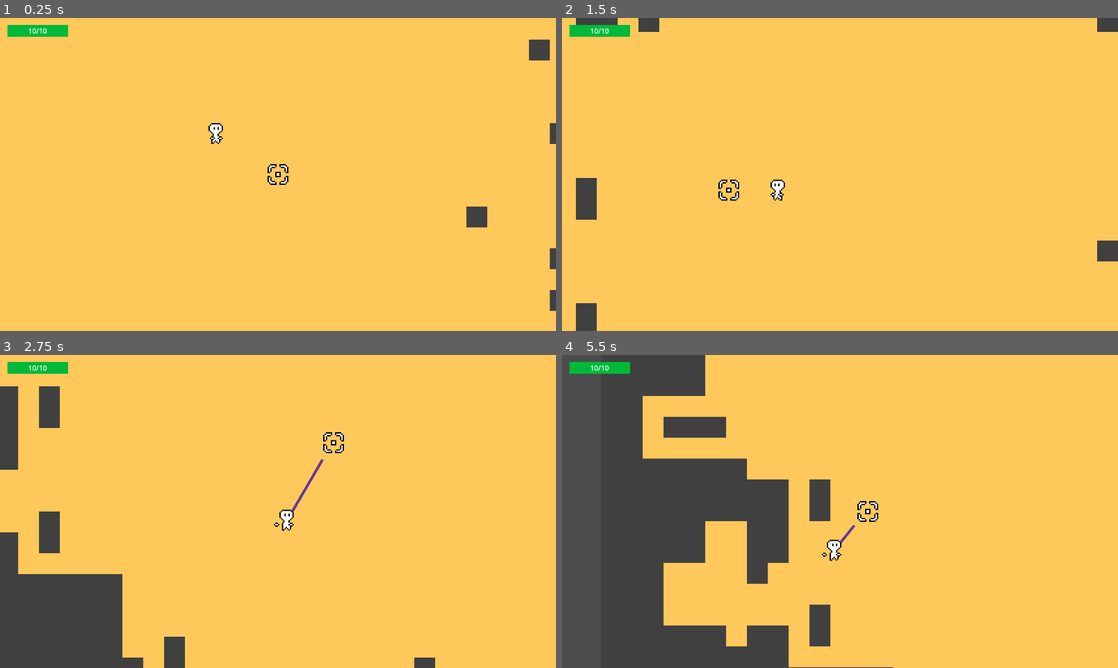
Above: before the commit, frames 1-4 (two rows, left to right).
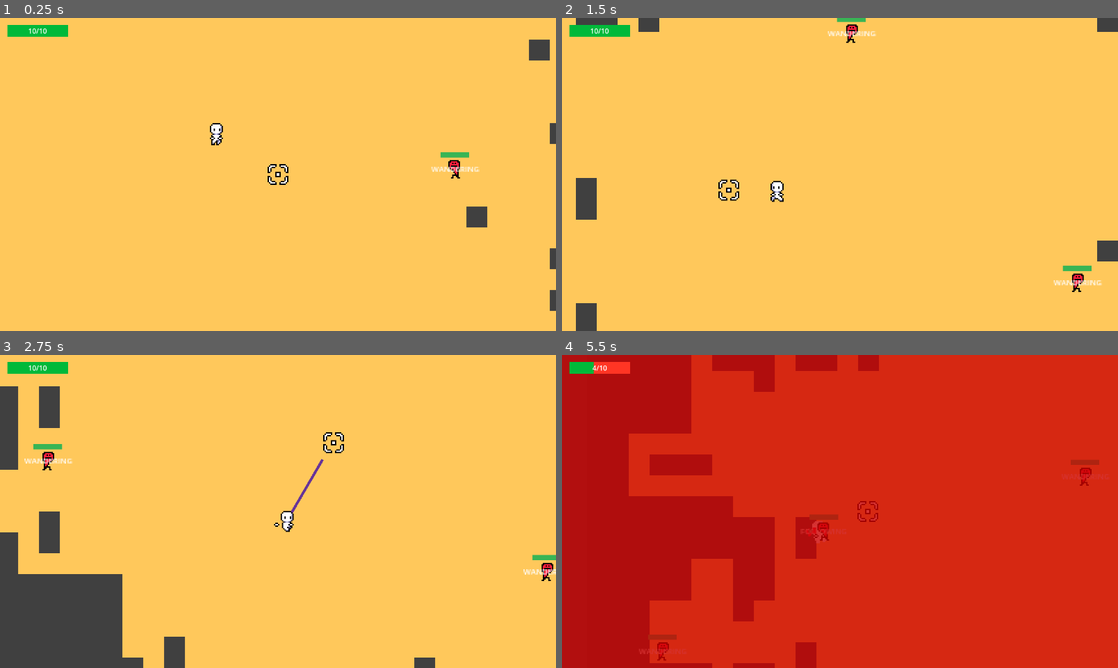
Above: after the commit, the same moments.

Repository: jelmersnippe/punching-game
Game: Godot game, scene res://main.tscn
The game is run twice, just before and just after one commit, with the same random seed, the same clock (stepped at 60 frames per second) and the same inputs.
Inputs (mouse positions are in pixels of both pictures, inside the frame that each line leads up to):
- Up to frame 1 (0.25 s): no input
- Up to frame 2 (1.5 s): move the mouse to (962, 158) at 0.52 s; press the mouse at (962, 158) at 0.53 s; hold D (move_right) 0.53-1.28 s; move the mouse to (728, 190) at 1.27 s; release the mouse at (728, 190) at 1.28 s; hold S (move_down) from 1.28 s (still down); click (728, 190) at 1.35 s
- Up to frame 3 (2.75 s): move the mouse to (333, 442) at 2.02 s; release S (move_down) at 2.03 s; press the mouse at (333, 442) at 2.03 s; hold D (move_right) from 2.03 s (still down)
- Up to frame 4 (5.5 s): move the mouse to (812, 574) at 2.77 s; release D (move_right) at 2.78 s; release the mouse at (812, 574) at 2.78 s; hold W (move_up) 2.78-3.53 s; click (812, 574) at 2.85 s; move the mouse to (1006, 558) at 3.52 s; press the mouse at (1006, 558) at 3.53 s; hold A (move_left) 3.53-5.03 s; move the mouse to (673, 464) at 4.27 s; release the mouse at (673, 464) at 4.28 s; click (673, 464) at 4.35 s; move the mouse to (867, 511) at 5.02 s; press the mouse at (867, 511) at 5.03 s; hold S (move_down) from 5.03 s (still down)

The runs differ from the first frame. In frame 1, 0.3% of the frame differs, in the area x 37-87%, y 33-52%; in frame 2, 0.6%; in frame 3, 0.6%; in frame 4, 100%, in the area x 0-100%, y 0-100%.

Commit message:
Add character spritesheet with animations

Diff:
--- a/enemy.gd
+++ b/enemy.gd
@@ -74,7 +74,7 @@
 	remaining_knocked_grace_time -= delta
 	velocity -= velocity.normalized() * knockback_recovery_speed
 
-	if velocity.distance_to(Vector2.ZERO) < 2:
+	if velocity.distance_to(Vector2.ZERO) < 5:
 		_reset_sprite()
 		wander_target = position
 		current_state = State.WANDERING
--- a/main.tscn
+++ b/main.tscn
@@ -9,7 +9,6 @@
 
 [node name="Main" type="Node2D"]
 script = ExtResource("1_r6xi6")
-enemy_spawn_count = 0
 
 [node name="UI" parent="." instance=ExtResource("5_6mjw4")]
 
--- a/player.gd
+++ b/player.gd
@@ -19,6 +19,9 @@
 @export var charge_cooldown = 1
 var remaining_charge_cooldown = 0
 
+var default_hand_position_left: Vector2
+var default_hand_position_right: Vector2
+
 @export var current_charge: float = 0
 @export var remaining_punch_time: float = 0:
 	set(value):
@@ -27,25 +30,25 @@
 			_reset_hands()
 
 func _reset_hands():
-	$Sprite/Hand.position = Vector2(-3, 3)
-	$Sprite/Hand2.position = Vector2(3, 3)
+	$Sprite/Hand.position = default_hand_position_left
+	$Sprite/Hand2.position = default_hand_position_right
 
 func _set_release_hands():
 	if velocity.x > 0:
-		$Sprite/Hand.position = Vector2(8, 3)
-		$Sprite/Hand2.position = Vector2(3, 3)
+		$Sprite/Hand.position = default_hand_position_left + Vector2(5, 0)
+		$Sprite/Hand2.position = default_hand_position_right
 	else:
-		$Sprite/Hand.position = Vector2(-3, 3)
-		$Sprite/Hand2.position = Vector2(-8, 3)
+		$Sprite/Hand.position = default_hand_position_left
+		$Sprite/Hand2.position = default_hand_position_right - Vector2(5, 0)
 
 func _set_charging_hands():
 	var direction = (get_global_mouse_position() - global_position).normalized()
 	if direction.x > 0:
-		$Sprite/Hand.position = Vector2(-8, 3)
-		$Sprite/Hand2.position = Vector2(3, 3)
+		$Sprite/Hand.position = default_hand_position_left - Vector2(5, 0)
+		$Sprite/Hand2.position = default_hand_position_right
 	else:
-		$Sprite/Hand.position = Vector2(-3, 3)
-		$Sprite/Hand2.position = Vector2(8, 3)
+		$Sprite/Hand.position = default_hand_position_left
+		$Sprite/Hand2.position = default_hand_position_right + Vector2(5, 0)
 
 func _draw():
 	var distance = current_charge * PUNCH_TIME
@@ -91,6 +94,11 @@
 
 	if Input.is_action_just_released("charge"):
 		_release_charge()
+
+	if velocity.length() > 0:
+		$Sprite.animation = "run"
+	else:
+		$Sprite.animation = "idle"
 
 func _charge(delta: float):
 	if remaining_charge_cooldown > 0:
@@ -145,6 +153,8 @@
 
 func _ready():
 	current_health = starting_health
+	default_hand_position_left = $Sprite/Hand.position
+	default_hand_position_right = $Sprite/Hand2.position
 
 func _cancel_charge():
 	remaining_charge_cooldown = charge_cooldown
@@ -154,11 +164,19 @@
 	if charge_sound_player != null:
 		charge_sound_player.stop()
 
-var knocked = false
+var knocked = false:
+	set(value):
+		knocked = value
+		if knocked:
+			$Sprite.animation = "hurt"
+		else:
+			$Sprite.animation = "idle"
+
 func _knockback(normalized_impact_direction: Vector2, force: float, time: float):
 	knocked = true
 	_cancel_charge()
 	velocity = normalized_impact_direction * force
+
 	print(get_name() + " knocked with velocity " + str(velocity))
 
 	var timer = get_tree().create_timer(time)
--- a/player.tscn
+++ b/player.tscn
@@ -1,15 +1,82 @@
-[gd_scene load_steps=16 format=3 uid="uid://diye237awnyll"]
+[gd_scene load_steps=24 format=3 uid="uid://diye237awnyll"]
 
 [ext_resource type="Script" path="res://player.gd" id="1_4gvax"]
-[ext_resource type="Texture2D" uid="uid://ddxjii7eftm6r" path="res://sprites/player.png" id="2_6283g"]
 [ext_resource type="AudioStream" uid="uid://b06ogbyftj1hs" path="res://sounds/punch.wav" id="2_ucn14"]
 [ext_resource type="Texture2D" uid="uid://66d8y5pmbanh" path="res://sprites/hand.png" id="3_no5v2"]
 [ext_resource type="AudioStream" uid="uid://c5pwpfy6yosoc" path="res://sounds/charging-machine-90403.mp3" id="3_sqgcf"]
 [ext_resource type="Shader" path="res://hit_flash.gdshader" id="4_76iuq"]
-
-[sub_resource type="ShaderMaterial" id="ShaderMaterial_iilkl"]
+[ext_resource type="Texture2D" uid="uid://cxogbwb7e75n4" path="res://sprites/AnimationSheet.png" id="4_butkp"]
+
+[sub_resource type="ShaderMaterial" id="ShaderMaterial_u8e1s"]
 shader = ExtResource("4_76iuq")
 shader_parameter/active = false
+
+[sub_resource type="AtlasTexture" id="AtlasTexture_xx2q4"]
+atlas = ExtResource("4_butkp")
+region = Rect2(144, 0, 24, 24)
+
+[sub_resource type="AtlasTexture" id="AtlasTexture_ajw1h"]
+atlas = ExtResource("4_butkp")
+region = Rect2(0, 0, 24, 24)
+
+[sub_resource type="AtlasTexture" id="AtlasTexture_6hmi4"]
+atlas = ExtResource("4_butkp")
+region = Rect2(24, 0, 24, 24)
+
+[sub_resource type="AtlasTexture" id="AtlasTexture_0ryu8"]
+atlas = ExtResource("4_butkp")
+region = Rect2(0, 24, 24, 24)
+
+[sub_resource type="AtlasTexture" id="AtlasTexture_npvqj"]
+atlas = ExtResource("4_butkp")
+region = Rect2(24, 24, 24, 24)
+
+[sub_resource type="AtlasTexture" id="AtlasTexture_1cg4o"]
+atlas = ExtResource("4_butkp")
+region = Rect2(48, 24, 24, 24)
+
+[sub_resource type="AtlasTexture" id="AtlasTexture_sxyk5"]
+atlas = ExtResource("4_butkp")
+region = Rect2(72, 24, 24, 24)
+
+[sub_resource type="SpriteFrames" id="SpriteFrames_x86ke"]
+animations = [{
+"frames": [{
+"duration": 1.0,
+"texture": SubResource("AtlasTexture_xx2q4")
+}],
+"loop": true,
+"name": &"hurt",
+"speed": 5.0
+}, {
+"frames": [{
+"duration": 1.0,
+"texture": SubResource("AtlasTexture_ajw1h")
+}, {
+"duration": 1.0,
+"texture": SubResource("AtlasTexture_6hmi4")
+}],
+"loop": true,
+"name": &"idle",
+"speed": 5.0
+}, {
+"frames": [{
+"duration": 1.0,
+"texture": SubResource("AtlasTexture_0ryu8")
+}, {
+"duration": 1.0,
+"texture": SubResource("AtlasTexture_npvqj")
+}, {
+"duration": 1.0,
+"texture": SubResource("AtlasTexture_1cg4o")
+}, {
+"duration": 1.0,
+"texture": SubResource("AtlasTexture_sxyk5")
+}],
+"loop": true,
+"name": &"run",
+"speed": 5.0
+}]
 
 [sub_resource type="RectangleShape2D" id="RectangleShape2D_osncu"]
 size = Vector2(13, 20)
@@ -51,32 +118,35 @@
 charge_sound = ExtResource("3_sqgcf")
 SPEED = 170.0
 
-[node name="Sprite" type="Sprite2D" parent="."]
-material = SubResource("ShaderMaterial_iilkl")
-texture = ExtResource("2_6283g")
+[node name="Sprite" type="AnimatedSprite2D" parent="."]
+material = SubResource("ShaderMaterial_u8e1s")
+position = Vector2(0, -3)
+sprite_frames = SubResource("SpriteFrames_x86ke")
+animation = &"idle"
+autoplay = "idle"
+frame_progress = 0.767044
 
 [node name="Hand" type="Sprite2D" parent="Sprite"]
-position = Vector2(-3, 3)
+position = Vector2(-3, 6)
 texture = ExtResource("3_no5v2")
 
 [node name="Hand2" type="Sprite2D" parent="Sprite"]
-position = Vector2(3, 3)
+position = Vector2(3, 6)
 texture = ExtResource("3_no5v2")
 
 [node name="PunchArea" type="Area2D" parent="."]
 collision_mask = 12
 
 [node name="CollisionShape2D" type="CollisionShape2D" parent="PunchArea"]
-position = Vector2(-0.5, 0)
 shape = SubResource("RectangleShape2D_osncu")
 
 [node name="MovementCollisionBox" type="CollisionShape2D" parent="."]
-position = Vector2(-0.5, 0)
+position = Vector2(0, 1)
 shape = SubResource("RectangleShape2D_e7ngg")
 
 [node name="TrailingParticles" type="CPUParticles2D" parent="."]
 z_index = -1
-position = Vector2(0, 1)
+position = Vector2(-1, 2)
 emitting = false
 amount = 30
 lifetime = 0.2
@@ -130,7 +200,7 @@
 collision_mask = 8
 
 [node name="CollisionShape2D" type="CollisionShape2D" parent="Hurtbox"]
-position = Vector2(-0.5, 0)
+position = Vector2(0, 1)
 shape = SubResource("RectangleShape2D_x74aa")
 
 [connection signal="area_entered" from="PunchArea" to="." method="_on_punch_area_area_entered"]
Binary file added: sprites/AnimationSheet.png
Not shown, added: sprites/AnimationSheet.png.import
